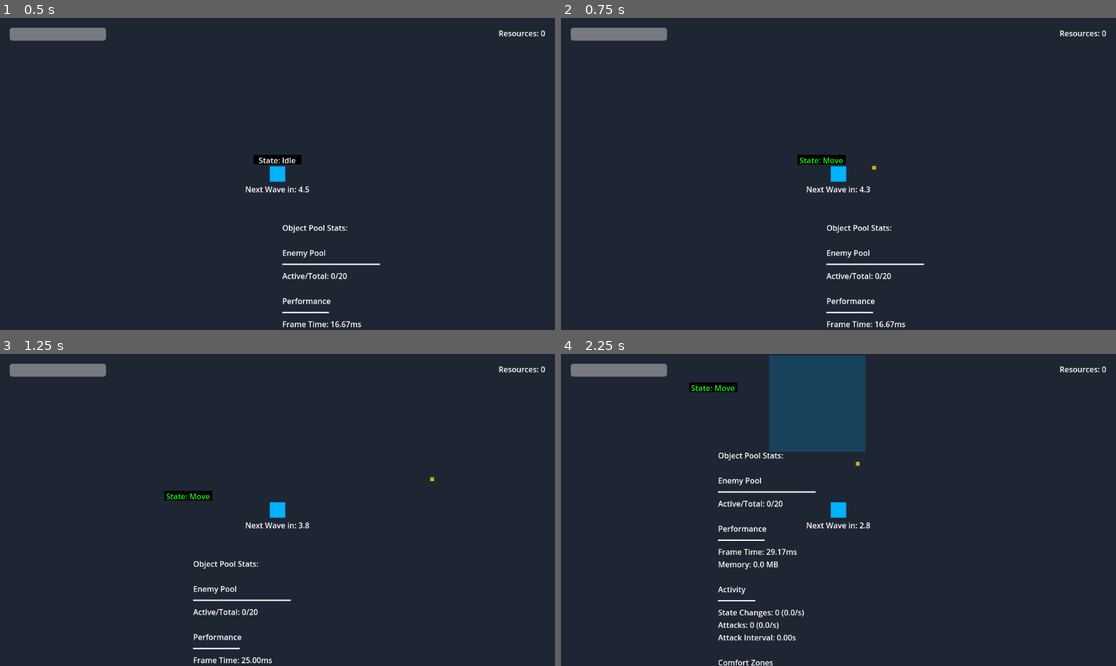
Above: before the commit, frames 1-4 (two rows, left to right).
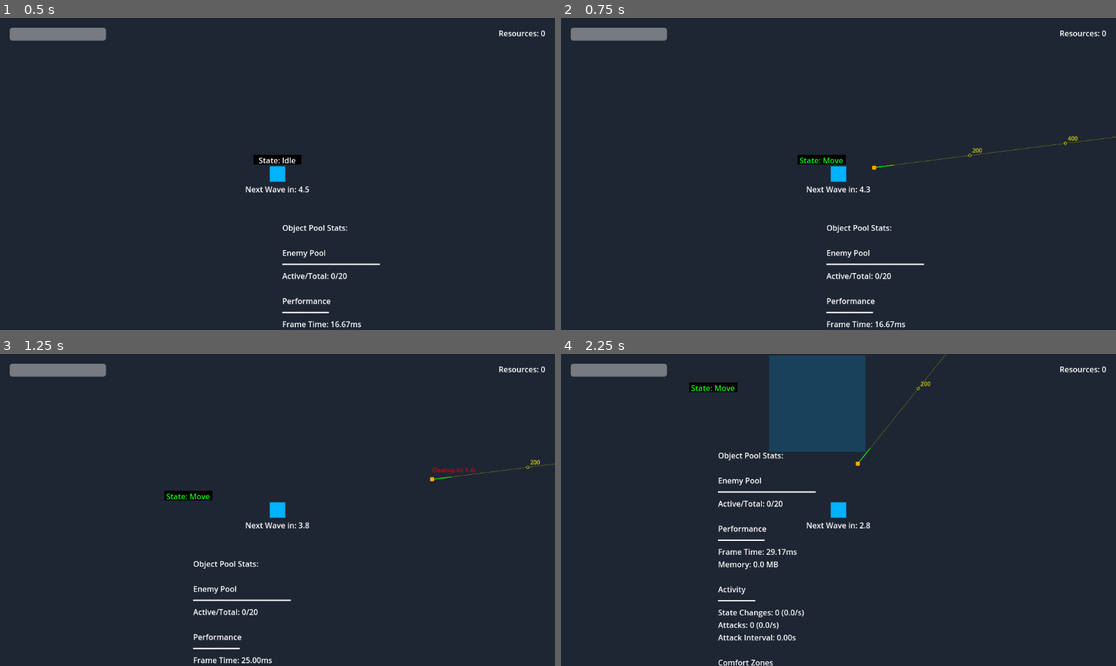
Above: after the commit, the same moments.

Repository: brian-cook/czgame
Game: Godot game, scene res://src/scenes/test/test_game.tscn
The game is run twice, just before and just after one commit, with the same random seed, the same clock (stepped at 60 frames per second) and the same inputs.
Inputs (mouse positions are in pixels of both pictures, inside the frame that each line leads up to):
- Up to frame 1 (0.5 s): no input
- Up to frame 2 (0.75 s): move the mouse to (960, 158) at 0.52 s; hold D (move_right) from 0.53 s (still down); click (960, 158) at 0.6 s
- Up to frame 3 (1.25 s): keep holding D (move_right)
- Up to frame 4 (2.25 s): move the mouse to (727, 525) at 1.27 s; release D (move_right) at 1.28 s; hold S (move_down) 1.28-2.03 s; tap Space (place_zone) at 1.35 s; move the mouse to (894, 441) at 2.02 s; hold D (move_right) from 2.03 s (still down); click (894, 441) at 2.1 s

Frame 1 is identical in both runs. In frame 2, 0.1% of the frame differs, in the area x 55-100%, y 37-49%; in frame 3, 0.1%; in frame 4, less than 0.1%.

Commit message:
projectiles_visualization

Diff:
--- a/src/scenes/projectiles/projectile.tscn
+++ b/src/scenes/projectiles/projectile.tscn
@@ -12,6 +12,10 @@
 monitoring = true
 monitorable = true
 script = ExtResource("1_projectile")
+debug_draw = true  # Enable debug visualization
+
+# Add process priority for better performance
+process_priority = 1  # Higher priority for projectiles
 
 [node name="CollisionShape2D" type="CollisionShape2D" parent="."]
 shape = SubResource("CircleShape2D_1")
@@ -21,9 +25,6 @@
 offset_top = -4.0
 offset_right = 4.0
 offset_bottom = 4.0
-color = Color(1, 0.8, 0, 0.8)
+color = Color(1, 0.8, 0, 0.8)  # Slightly transparent yellow
 
-[node name="VisibleOnScreenNotifier2D" type="VisibleOnScreenNotifier2D" parent="."]
-scale = Vector2(0.4, 0.4)
-
-[connection signal="area_entered" from="." to="." method="_on_area_entered"][connection signal="screen_exited" from="VisibleOnScreenNotifier2D" to="." method="_on_screen_exited"]
+[connection signal="area_entered" from="." to="." method="_on_area_entered"]
--- a/src/scripts/managers/object_pool_manager.gd
+++ b/src/scripts/managers/object_pool_manager.gd
@@ -30,7 +30,8 @@
 		"batch_processing": true,
 		"batch_size": 10,
 		"memory_threshold": 0.8,
-		"inactive_timeout": 30.0
+		"inactive_timeout": 30.0,
+		"process_priority": 1  # Higher priority for projectiles
 	}
 }
 
@@ -622,3 +623,22 @@
 		return "↗ (+%.1f%%)" % (trend * 100)
 	else:
 		return "↘ (%.1f%%)" % (trend * 100)
+
+func _process_activation_queue() -> void:
+	var start_time = Time.get_ticks_usec()
+	var max_process_time = 2000  # 2ms max processing time
+
+	while not _activation_queue.is_empty():
+		var item = _activation_queue[0]
+
+		# Prioritize projectiles
+		if item.object.get_meta("pool_name") == "projectile":
+			_activate_object_internal(item.object, item.stats)
+			_activation_queue.pop_front()
+		else:
+			# Process other objects normally
+			_activate_object_internal(item.object, item.stats)
+			_activation_queue.pop_front()
+
+		if (Time.get_ticks_usec() - start_time) > max_process_time:
+			break
--- a/src/scripts/weapons/projectile_base.gd
+++ b/src/scripts/weapons/projectile_base.gd
@@ -1,3 +1,4 @@
+@tool  # Allow visualization in editor
 class_name ProjectileBase
 extends Area2D
 
@@ -6,6 +7,7 @@
 @export_group("Projectile Properties")
 @export var lifetime: float = 2.0
 @export var pierce_count: int = 1
+@export var debug_draw: bool = false  # Toggle debug visualization
 
 var speed: float = 800.0
 var damage: float = 10.0
@@ -13,22 +15,36 @@
 var _source: Node2D
 var _initialized: bool = false
 var pierced_targets: Array[Node] = []
-var _time_alive: float = 0.0
+var _creation_time: float = 0.0
+const MIN_LIFETIME: float = 0.25  # Minimum time before cleanup in seconds
+var _cleanup_scheduled: bool = false
+var _lifetime_timer: Timer
+var _start_pos: Vector2
+var time_alive: float = 0.0
 
 func _ready() -> void:
     print("Projectile ready")
+    # Setup lifetime timer
+    _lifetime_timer = Timer.new()
+    _lifetime_timer.one_shot = true
+    _lifetime_timer.timeout.connect(_on_lifetime_expired)
+    add_child(_lifetime_timer)
+
     # Start disabled
     set_physics_process(false)
     process_mode = Node.PROCESS_MODE_DISABLED
     hide()
+    queue_redraw()  # For debug visualization
 
 func initialize(pos: Vector2, dir: Vector2, src: Node2D, dmg: float, spd: float) -> void:
-    print("Initializing projectile at: ", pos)
+    print("Projectile initialized at: ", pos, " with direction: ", dir)
 
     # Reset state
     pierced_targets.clear()
     _initialized = true
-    _time_alive = 0.0
+    _cleanup_scheduled = false
+    _creation_time = Time.get_ticks_msec() / 1000.0
+    _start_pos = pos
 
     # Set properties
     global_position = pos
@@ -37,24 +53,105 @@
     damage = dmg
     speed = spd
 
+    # Start lifetime timer
+    _lifetime_timer.stop()  # Stop any existing timer
+    _lifetime_timer.start(lifetime)
+
     # Show and enable
     show()
     set_physics_process(true)
     process_mode = Node.PROCESS_MODE_INHERIT
-    print("Projectile initialized with speed:", speed, " direction:", _direction)
+    queue_redraw()
+
+func _draw() -> void:
+    if not debug_draw:
+        return
+
+    if _initialized:
+        # Draw predicted path with fading effect and distance markers
+        var line_length = speed * lifetime
+        var segments = 20
+        var segment_length = line_length / segments
+
+        # Draw main trajectory line
+        draw_line(Vector2.ZERO, _direction * line_length, Color(1, 1, 0, 0.3), 1.0)
+
+        # Draw segments with markers
+        var marker_distance = 200.0
+        var current_distance = 0.0
+        while current_distance < line_length:
+            var pos = _direction * current_distance
+            # Draw marker
+            var marker_size = 3.0
+            draw_arc(pos, marker_size, 0, TAU, 8, Color(1, 1, 0, 0.8))
+
+            # Draw distance label
+            if current_distance > 0:  # Don't draw 0
+                var distance_text = str(int(current_distance))
+                var offset = Vector2(5, -5)  # Offset text slightly
+                draw_string(ThemeDB.fallback_font, pos + offset, distance_text,
+                          HORIZONTAL_ALIGNMENT_LEFT, -1, 12, Color(1, 1, 0, 0.8))
+
+            current_distance += marker_distance
+
+        # Draw current velocity vector
+        var velocity_length = speed * 0.05  # Shorter for clarity
+        draw_line(Vector2.ZERO, _direction * velocity_length, Color(0, 1, 0, 0.8), 2.0)
+
+        # Draw projectile hitbox
+        var radius = 4.0
+        draw_arc(Vector2.ZERO, radius, 0, TAU, 16, Color(1, 0, 0, 0.8), 2.0)
+
+        # Draw cleanup info
+        if time_alive >= MIN_LIFETIME:
+            var cleanup_text = "Cleanup in: %.1fs" % (lifetime - time_alive)
+            draw_string(ThemeDB.fallback_font, Vector2(0, -15), cleanup_text,
+                      HORIZONTAL_ALIGNMENT_CENTER, -1, 12, Color(1, 0, 0, 0.8))
+
+func _on_lifetime_expired() -> void:
+    if _initialized and not _cleanup_scheduled:
+        print("Lifetime expired for projectile at: ", global_position)
+        _handle_cleanup(true)
 
 func _physics_process(delta: float) -> void:
-    if not _initialized:
+    if not _initialized or _cleanup_scheduled:
         return
 
-    _time_alive += delta
-    if _time_alive >= lifetime:
-        _handle_cleanup()
+    # Update time alive
+    var current_time = Time.get_ticks_msec() / 1000.0
+    time_alive = current_time - _creation_time
+
+    # Move projectile
+    var movement = _direction * speed * delta
+    global_position += movement
+
+    if debug_draw:
+        queue_redraw()
+
+    # Cache camera reference
+    var camera = get_viewport().get_camera_2d()
+    if not camera:
         return
 
-    # Move projectile
-    var velocity = _direction * speed
-    global_position += velocity * delta
+    # Check if out of screen bounds (optimized)
+    var viewport_rect = get_viewport().get_visible_rect()
+    var margin = 150  # Increased margin for more consistent cleanup
+    var screen_pos = global_position - camera.global_position
+
+    # Only check bounds after minimum lifetime
+    if time_alive >= MIN_LIFETIME:
+        var bounds_x = viewport_rect.size.x + margin
+        var bounds_y = viewport_rect.size.y + margin
+        var outside_x = abs(screen_pos.x) > bounds_x
+        var outside_y = abs(screen_pos.y) > bounds_y
+
+        if outside_x or outside_y:
+            var distance = global_position.distance_to(_start_pos)
+            print("Projectile out of bounds at: ", global_position,
+                  "\n - Time alive: ", time_alive,
+                  "\n - Distance traveled: ", distance,
+                  "\n - Screen position: ", screen_pos)
+            _handle_cleanup(false)
 
 func _on_area_entered(area: Area2D) -> void:
     if not _initialized or not area or not area.owner:
@@ -74,16 +171,25 @@
     if pierced_targets.size() >= pierce_count:
         _handle_cleanup()
 
-func _on_screen_exited() -> void:
-    _handle_cleanup()
-
-func _handle_cleanup() -> void:
-    if not _initialized:
+func _handle_cleanup(force: bool = false) -> void:
+    if not _initialized or _cleanup_scheduled:
         return
 
-    _initialized = false
-    var pool_manager = get_tree().get_first_node_in_group("pool_manager")
-    if pool_manager and pool_manager.has_method("return_object"):
-        pool_manager.return_object(self, "projectile")
-    else:
-        queue_free()
+    var current_time = Time.get_ticks_msec() / 1000.0
+    var time_alive = current_time - _creation_time
+
+    # Only allow cleanup after minimum lifetime unless forced by lifetime expiry
+    if force or time_alive >= MIN_LIFETIME:
+        print("Cleaning up projectile - Force:", force, " Time alive:", time_alive)
+        _cleanup_scheduled = true
+        _initialized = false
+        _lifetime_timer.stop()  # Stop the lifetime timer
+        hide()
+        set_physics_process(false)
+        process_mode = Node.PROCESS_MODE_DISABLED
+
+        var pool_manager = get_tree().get_first_node_in_group("pool_manager")
+        if pool_manager and pool_manager.has_method("return_object"):
+            pool_manager.return_object(self, "projectile")
+        else:
+            queue_free()
